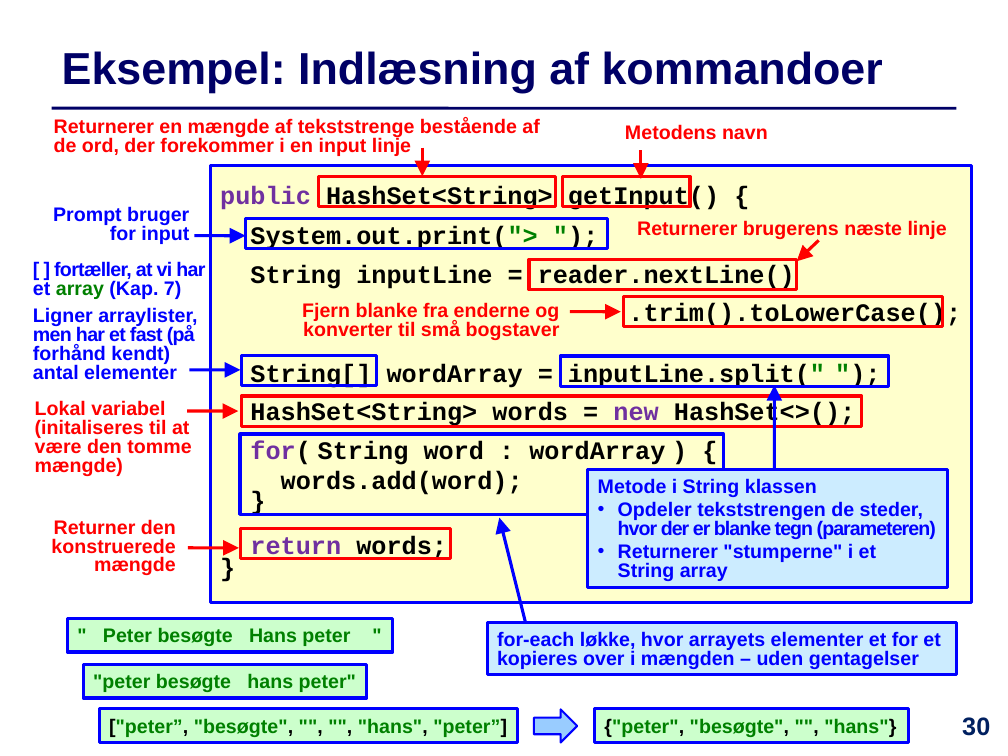
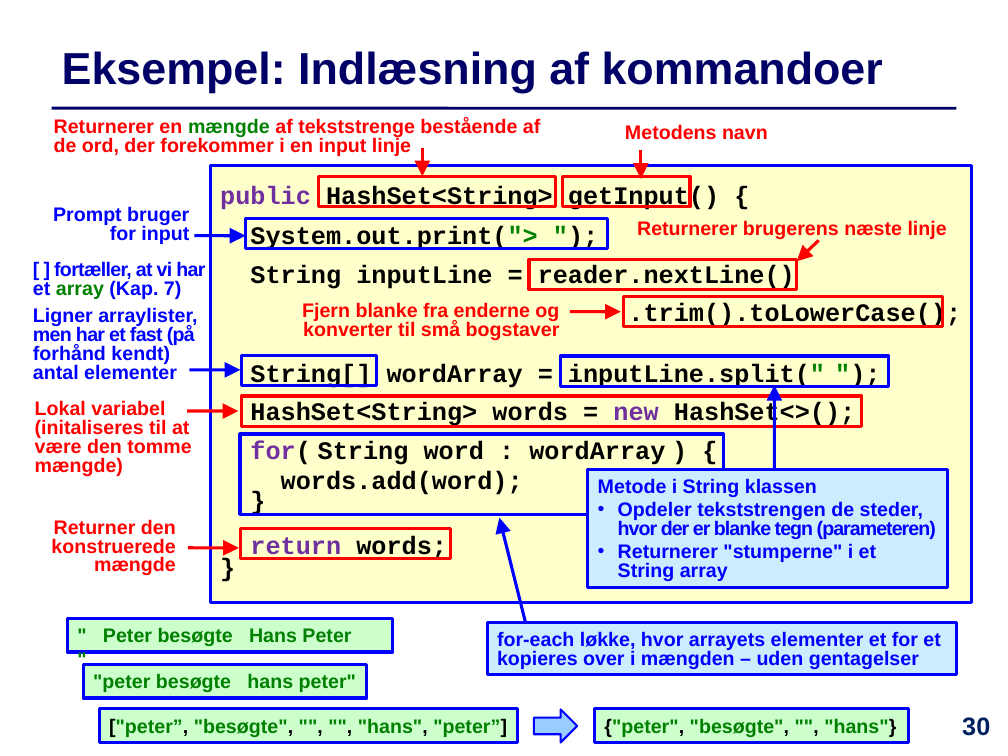
Before and after one commit to IntProgAU/Materiale, a slide deck: slide 30 of web/e21/uge_5b/Slides-Uge5-Torsdag.pptx. Drawn at 1008x756 pixels with LibreOffice and Linux fonts; fonts in the diff are those of the drawing. Boxes give left, top, right and bottom in pixels: in the first picture for what was removed or moved away, otherwise in the second. Text is boxed around its words. In the diff, an @@ line names an element or a change of style, - is before the commit and + after.

```diff
--- a/web/e21/uge_5b/Slides-Uge5-Torsdag.pptx
+++ b/web/e21/uge_5b/Slides-Uge5-Torsdag.pptx
@@ text "Returnerer en mængde af tekststrenge ..." at (54, 118, 540, 157): text colour #FF0000 to #008000 in "mængde" @@
@@ text in rectangle at (103, 627, 351, 646): text changed @@
-" Peter besøgte Hans peter "
+" Peter besøgte Hans Peter "
```
Also in this commit, not shown: 8 other slides changed, 1 other file.
